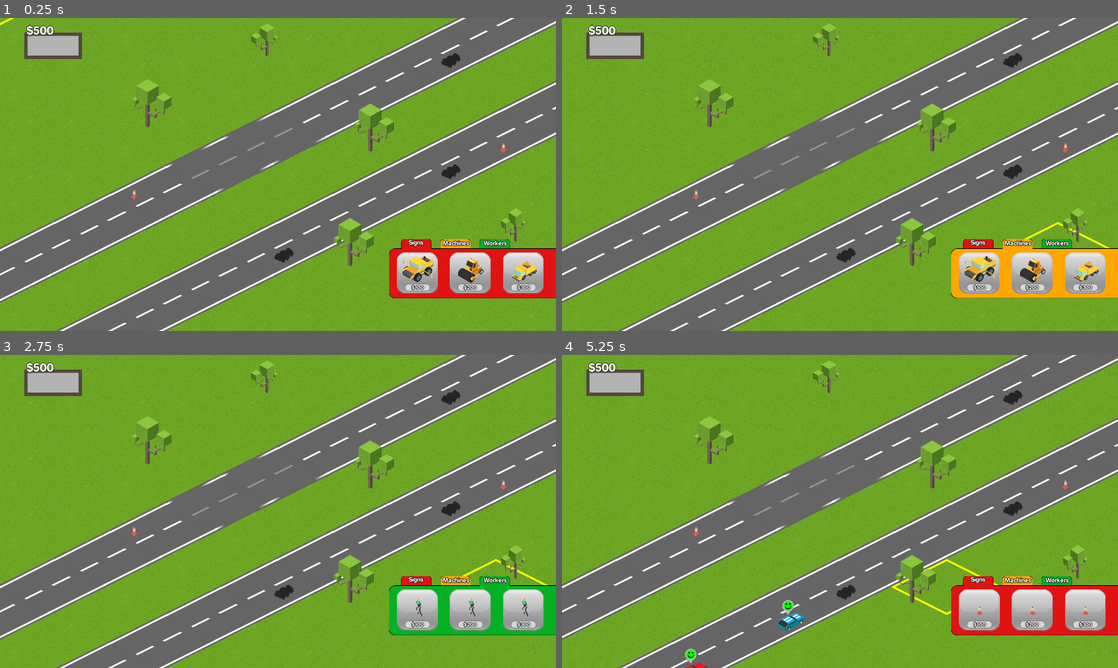
Above: before the commit, frames 1-4 (two rows, left to right).
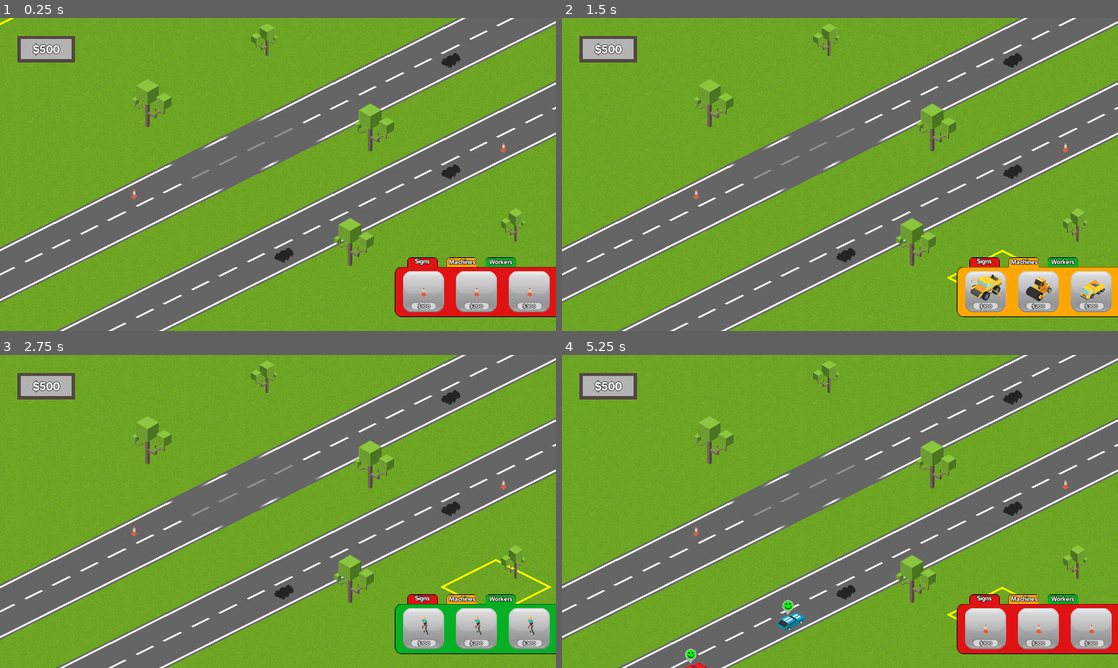
Above: after the commit, the same moments.

Repository: Machalord/Global-Game-Jam-2020
Game: Godot game, scene res://game.tscn
Two runs of this game, one before a commit and one after it. Both use one fixed random seed, a clock stepped at 60 frames per second and the inputs below. The project has no main scene, so this scene is started directly.
Inputs:
- Up to frame 1 (0.25 s): no input
- Up to frame 2 (1.5 s): click "Signs" at 0.5 s; click "Machines" at 1.25 s
- Up to frame 3 (2.75 s): click "Workers" at 2 s
- Up to frame 4 (5.25 s): click "$100" at 2.75 s; click "$200" at 3.5 s; click "$300" at 4.25 s; click "Signs" at 5 s

The runs differ from the first frame. In frame 1, 7.2% of the frame differs, in the area x 3-100%, y 2-96%; in frame 2, 7.4%; in frame 3, 7.2%; in frame 4, 7.4%.

Commit message:
pintadora

Diff:
--- a/escenas/Hud.tscn
+++ b/escenas/Hud.tscn
@@ -426,6 +426,7 @@
 texture = ExtResource( 14 )
 
 [node name="buttons2" type="Node2D" parent="buttons"]
+visible = false
 position = Vector2( 246.927, 246.927 )
 
 [node name="button11" parent="buttons/buttons2" instance=ExtResource( 11 )]
@@ -469,7 +470,6 @@
 texture = ExtResource( 12 )
 
 [node name="buttons1" type="Node2D" parent="buttons"]
-visible = false
 
 [node name="button" parent="buttons/buttons1" instance=ExtResource( 11 )]
 margin_left = 42.0
--- a/game.gd
+++ b/game.gd
@@ -3,6 +3,7 @@
 var aplanadoraInstance = load("res://aplanadora.tscn")
 var volcadorInstance = load("res://volcador.tscn")
 var conoInstance = load("res://cono.tscn")
+var pintadoraInstance =load("res://laQuePinta.tscn")
 
 # Called when the node enters the scene tree for the first time.
 func _ready():
@@ -45,7 +46,7 @@
 					if Global.herramienta == Herramienta.volcador and Global.money > 10:#SI EN EL MENU SELECCIONAMOS LA REPARACION DE BACHES
 						Global.money -=10
 						Global.actionTimer = 0.2
-						var spawn = aplanadoraInstance.instance()
+						var spawn = volcadorInstance.instance()
 						spawn.position = $TileMap.map_to_world(mapPos) + Vector2(0,64)
 						spawn.get_child(0).SetPosicion(mapPos)
 						add_child(spawn)
@@ -53,7 +54,7 @@
 					if Global.herramienta == Herramienta.pintadora and Global.money > 10:#SI EN EL MENU SELECCIONAMOS LA REPARACION DE BACHES
 						Global.money -=10
 						Global.actionTimer = 0.2
-						var spawn = volcadorInstance.instance()
+						var spawn = pintadoraInstance.instance()
 						spawn.position = $TileMap.map_to_world(mapPos) + Vector2(0,64)
 						spawn.get_child(0).SetPosicion(mapPos)
 						add_child(spawn)
--- a/game.tscn
+++ b/game.tscn
@@ -158,14 +158,7 @@
 editor_draw_limits = true
 
 [node name="Hud" parent="Node2D" instance=ExtResource( 10 )]
-position = Vector2( -654.165, -402.602 )
-z_index = 7
-
-[node name="money" parent="Node2D/Hud" index="0"]
-margin_left = 69.9999
-margin_top = 76.0
-margin_right = 247.0
-margin_bottom = 157.0
+position = Vector2( -640, -360 )
 
 [node name="peaje2" parent="." instance=ExtResource( 9 )]
 position = Vector2( -1332.82, 1223.44 )
--- a/laQuePinta.tscn
+++ b/laQuePinta.tscn
@@ -1,8 +1,11 @@
-[gd_scene load_steps=4 format=2]
+[gd_scene load_steps=5 format=2]
 
 [ext_resource path="res://laQuePinta.png" type="Texture" id=1]
 [ext_resource path="res://vacio.png" type="Texture" id=2]
 [ext_resource path="res://aplanadora.gd" type="Script" id=3]
+
+[sub_resource type="CircleShape2D" id=1]
+radius = 41.3242
 
 [node name="laquepinta" type="Sprite"]
 position = Vector2( 1022.7, 64.378 )
@@ -14,3 +17,10 @@
 position = Vector2( 44.5414, -8.78208 )
 texture = ExtResource( 1 )
 script = ExtResource( 3 )
+
+[node name="Area2D" type="Area2D" parent="laquepinta" groups=[
+"maquina",
+]]
+
+[node name="CollisionShape2D" type="CollisionShape2D" parent="laquepinta/Area2D"]
+shape = SubResource( 1 )
